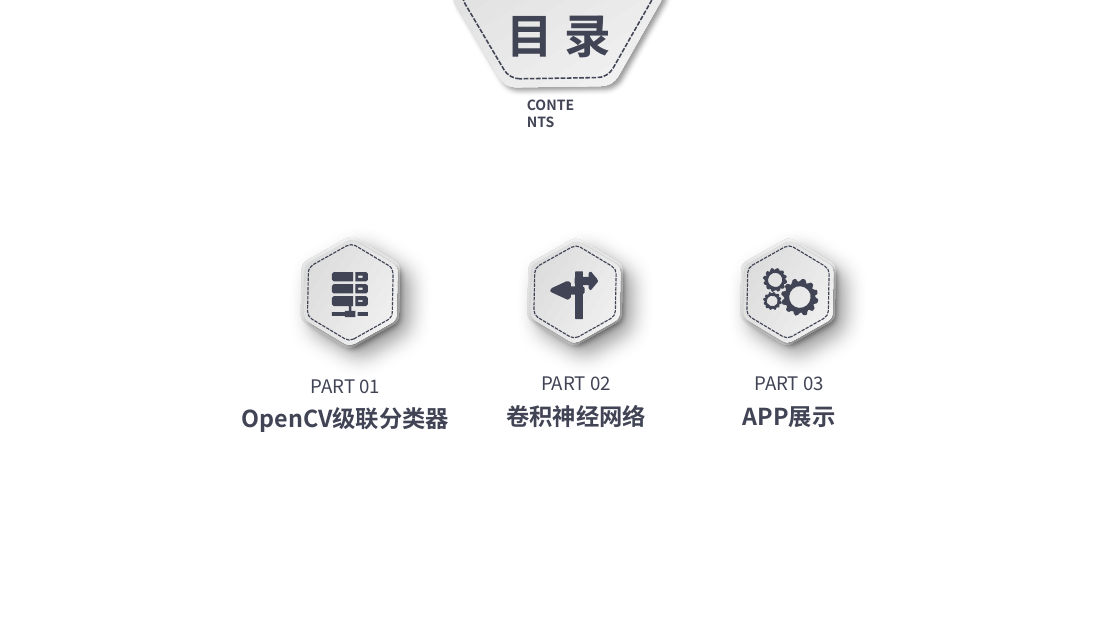
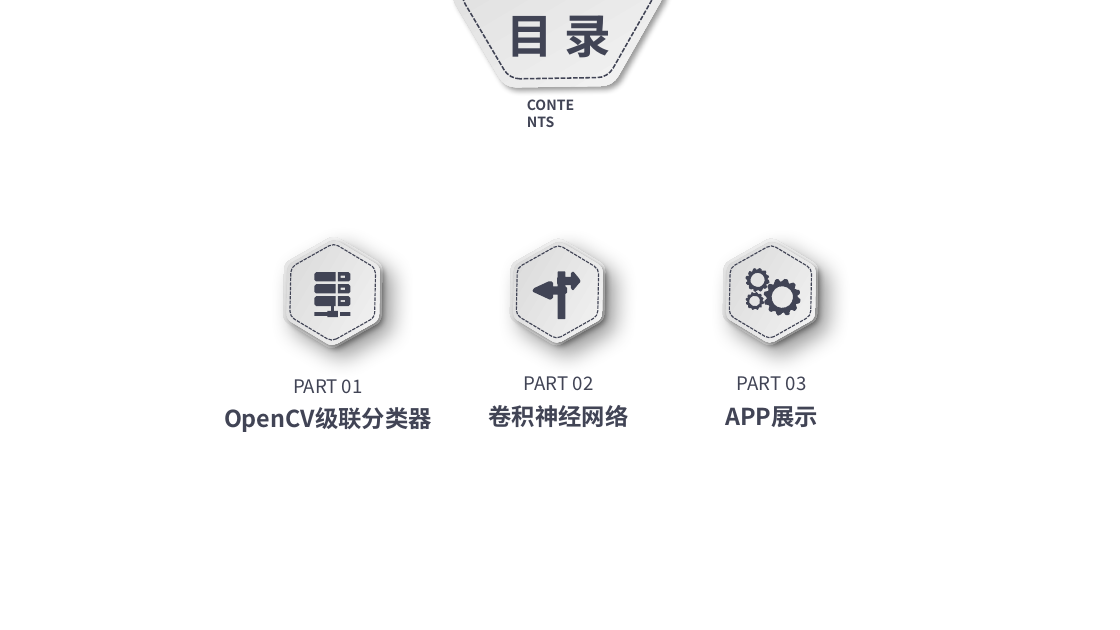
Before and after one commit to A7yanG/GA_Plank, a slide deck: slide 2 of 车牌.pptx. Drawn at 1120x630 pixels with LibreOffice and Linux fonts; fonts in the diff are those of the drawing. Boxes give left, top, right and bottom in pixels: in the first picture for what was removed or moved away, otherwise in the second. Text is boxed around its words. In the diff, an @@ line names an element or a change of style, - is before the commit and + after.

```diff
--- a/车牌.pptx
+++ b/车牌.pptx
@@ 8 freeform shapes, 2 texts moved together from (x1=242, y1=224, x2=836, y2=432) to (x1=224, y1=224, x2=818, y2=432) @@
@@ 6 freeform shapes, 1 text moved together from (x1=278, y1=222, x2=858, y2=427) to (x1=260, y1=222, x2=840, y2=427) @@
```
Also in this commit, not shown: 2 other slides changed.
